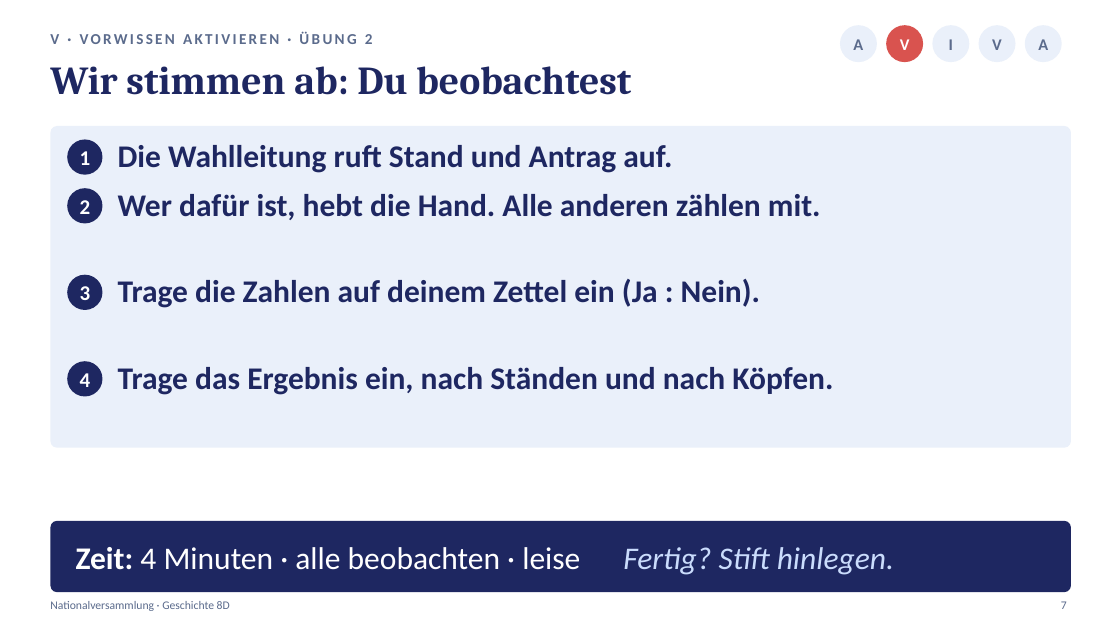
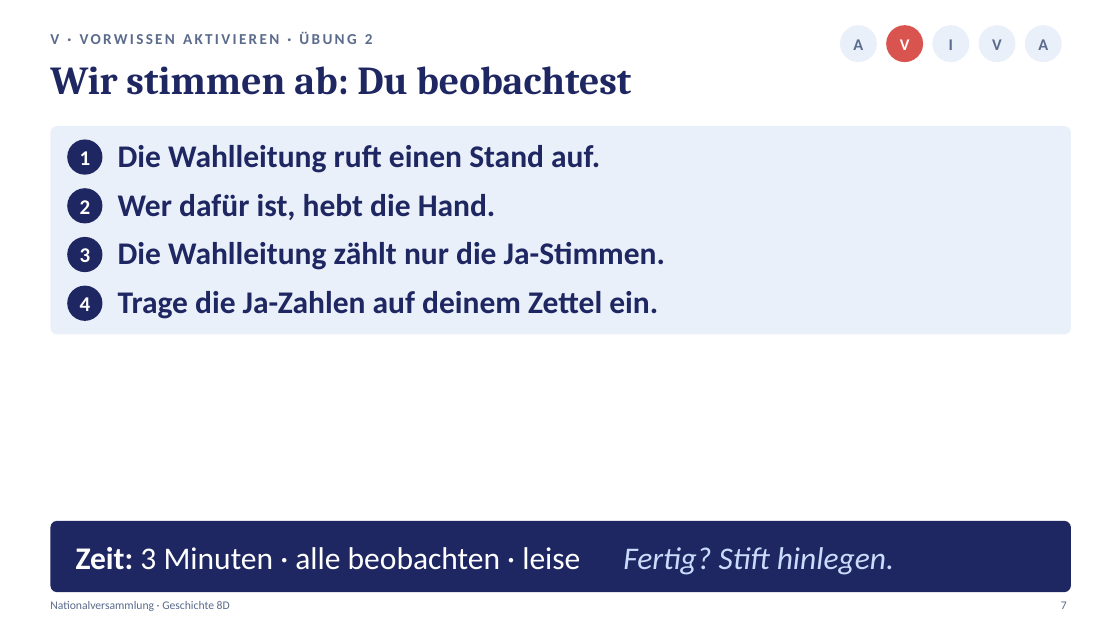
Before and after one commit to golzkonstantin-gif/Schule, a slide deck: slide 7 of Geschichte_8D/Stunde2_Nationalversammlung/Praesentation_Stunde2_Nationalversammlung_8D.pptx. Drawn at 1120x630 pixels with LibreOffice and Linux fonts; fonts in the diff are those of the drawing. Boxes give left, top, right and bottom in pixels: in the first picture for what was removed or moved away, otherwise in the second. Text is boxed around its words. In the diff, an @@ line names an element or a change of style, - is before the commit and + after.

```diff
--- a/Geschichte_8D/Stunde2_Nationalversammlung/Praesentation_Stunde2_Nationalversammlung_8D.pptx
+++ b/Geschichte_8D/Stunde2_Nationalversammlung/Praesentation_Stunde2_Nationalversammlung_8D.pptx
@@ rounded rectangle resized from (x1=50, y1=126, x2=1071, y2=448) to (x1=50, y1=126, x2=1071, y2=334) @@
@@ rounded rectangle at (x1=50, y1=126, x2=1071, y2=334): proportions changed @@
@@ text at (x1=118, y1=145, x2=600, y2=173): text changed @@
-Die Wahlleitung ruft Stand und Antrag auf.
+Die Wahlleitung ruft einen Stand auf.
@@ text at (x1=118, y1=194, x2=496, y2=220): text changed @@
-Wer dafür ist, hebt die Hand. Alle anderen zählen mit.
+Wer dafür ist, hebt die Hand.
@@ text "3" moved from (x1=80, y1=286, x2=91, y2=300) to (x1=80, y1=248, x2=91, y2=262) @@
@@ ellipse moved from (x1=67, y1=275, x2=103, y2=310) to (x1=67, y1=237, x2=103, y2=272) @@
@@ text added at (x1=118, y1=242, x2=665, y2=270), 27 pt, text #1E2761, bold @@
+Die Wahlleitung zählt nur die Ja-Stimmen.
@@ text "4" moved from (x1=80, y1=373, x2=91, y2=387) to (x1=80, y1=297, x2=91, y2=311) @@
@@ ellipse moved from (x1=67, y1=361, x2=103, y2=397) to (x1=67, y1=286, x2=103, y2=321) @@
@@ text at (x1=118, y1=291, x2=658, y2=319): text changed @@
-Trage die Zahlen auf deinem Zettel ein (Ja : Nein).
+Trage die Ja-Zahlen auf deinem Zettel ein.
@@ text removed at (x1=118, y1=367, x2=833, y2=395) @@
-Trage das Ergebnis ein, nach Ständen und nach Köpfen.
@@ text at (x1=76, y1=547, x2=894, y2=575): text changed @@
-Zeit: 4 Minuten · alle beobachten · leise Fertig? Stift hinlegen.
+Zeit: 3 Minuten · alle beobachten · leise Fertig? Stift hinlegen.
```
Also in this commit, not shown: 4 other slides changed, 13 other files.
